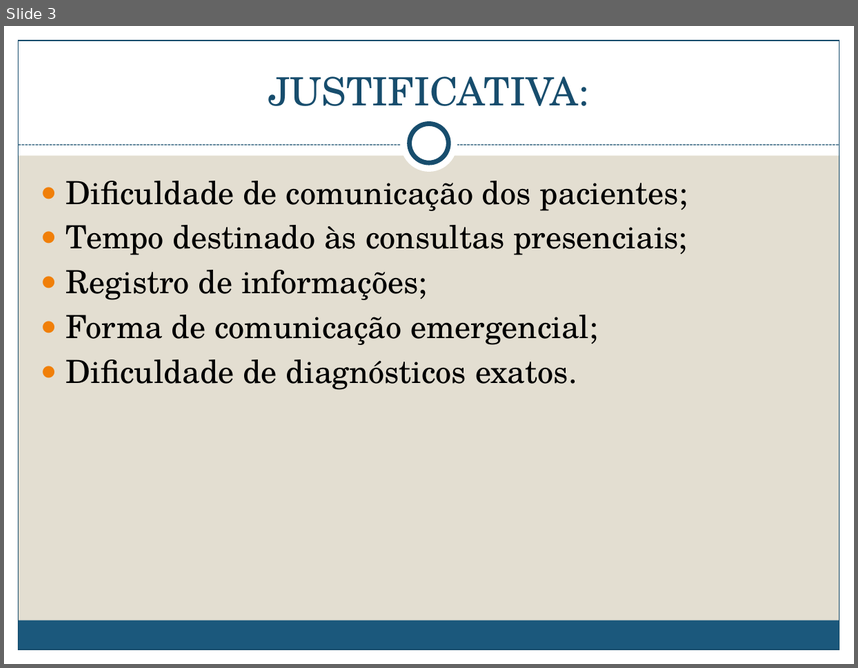
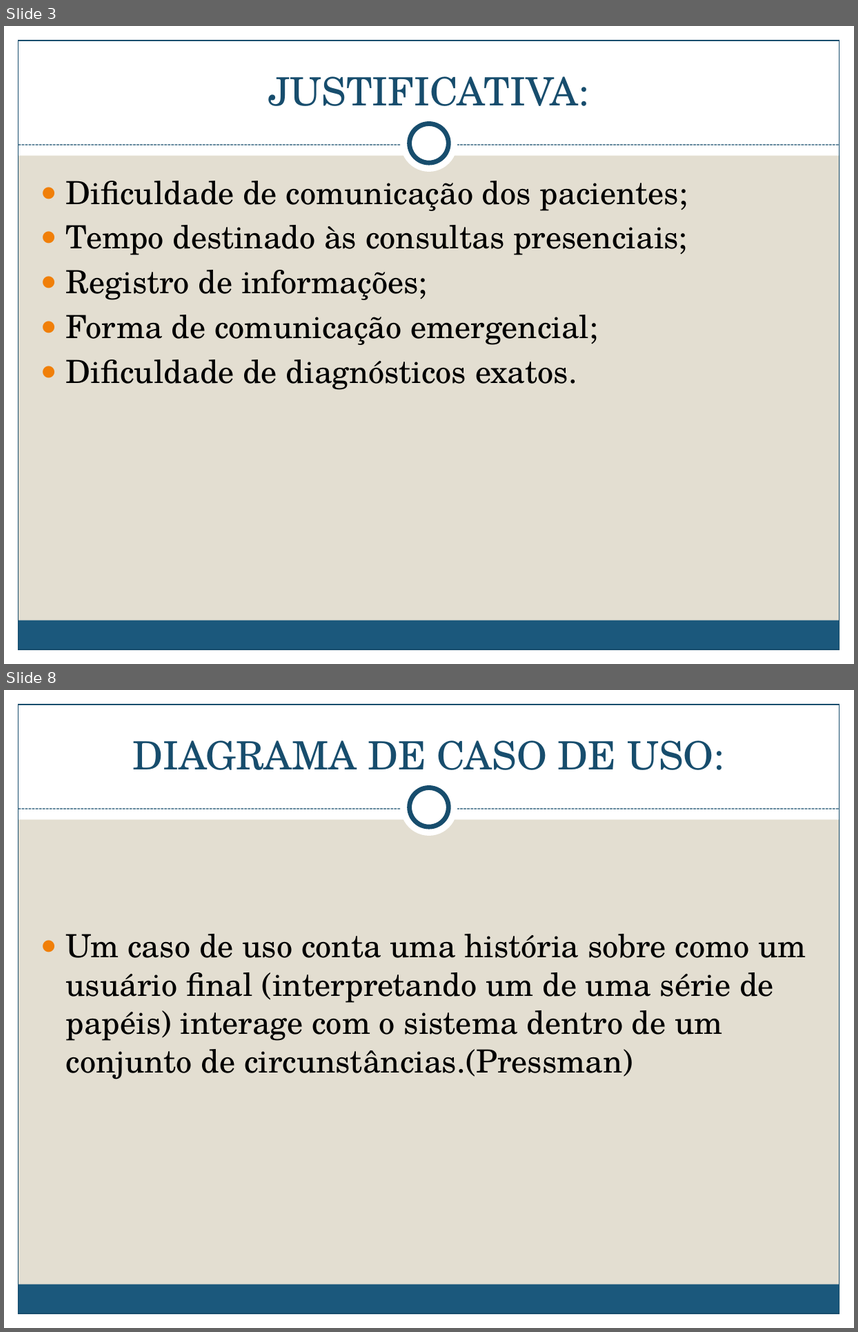
Before and after one commit to jhenitmj/PSIQ, a slide deck: DocumentoPSIQ/PSIQ.pptx. Shown one above the other, each under a label of ours: slide 3 before the commit, slides 3 and 8 after it; the slides between them are not shown. The pictures are 858x668 and 858x1332 pixels, drawn with LibreOffice and Linux fonts; fonts in the diff are those of the drawing. Boxes give left, top, right and bottom in pixels: in the first picture for what was removed or moved away, otherwise in the second. Text is boxed around its words. In the diff, an @@ line names an element or a change of style, - is before the commit and + after.

```diff
--- a/DocumentoPSIQ/PSIQ.pptx
+++ b/DocumentoPSIQ/PSIQ.pptx
@@ slide 8 added at <box>4,690,854,1328</box>, background #E3DED1; not listed: 9 template elements that a slide beside it also shows @@
@@ title added at <box>132,740,724,770</box>, 33 pt, text #184E6D @@
+DIAGRAMA DE CASO DE USO:
@@ text added at <box>66,934,806,1079</box>, 27 pt, text #000000 @@
+● Um caso de uso conta uma história sobre como um usuário final (interpretando um de uma série de papéis) interage com o sistema dentro de um conjunto de circunstâncias.(Pressman)
```
Also in this commit, not shown: 2 slides changed, 6 other slides added.
